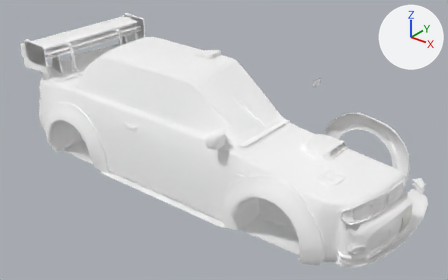
The glTF model src/body-gc8-lod.glb: old version first, new version second.
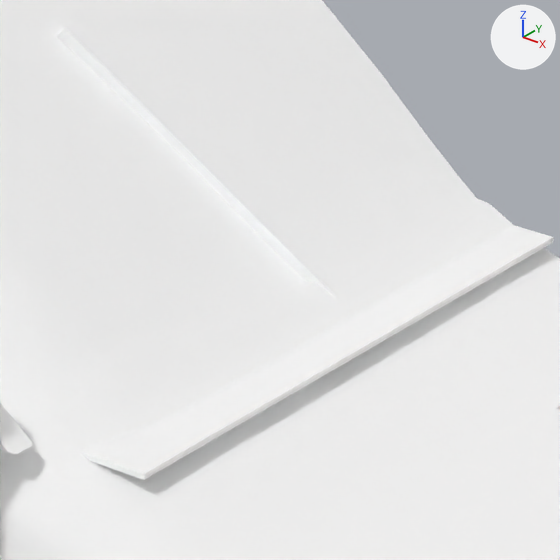
Old and new are each drawn whole from a 50 mm lens placed at (3.707, -4.489, 3.278), pointed at (0.151, -0.044, 0.522) and again close up on the part from 51% to 65% of the width and 34% to 56% of the height. Arrows for +X, +Y and +Z are at upper right; the lights stay in place. The first two pictures are the older version. Where no turn or scale is listed for an object, it has been applied to the vertices. Vertices at exactly the same position are counted once.

Script lines for the objects in view, before the commit:
```python
me_body = bpy.data.meshes.new('body')
me_body.from_pydata(...)  # 4830 vertices, 8998 faces; spans x -2.14..2.14, y -0.48..0.48, z -0.66..0.66
me_body.materials.append(mat_paint)  # white #ffffff
me_body.materials.append(mat_glass)  # white #ffffff
me_body.materials.append(mat_trim)  # white #ffffff
me_body.materials.append(mat_matte)  # white #ffffff
me_body.materials.append(mat_lamp)  # white #ffffff
me_body.materials.append(mat_amber)  # white #ffffff
me_body.materials.append(mat_red)  # white #ffffff
me_body.materials.append(mat_rev)  # white #ffffff
me_body.materials.append(mat_chrome)  # white #ffffff
me_body.materials.append(mat_custom)  # white #e8e6df
ob_body = bpy.data.objects.new('body', me_body)
ob_body.location = (0.017, -0.476, 0.782)
```
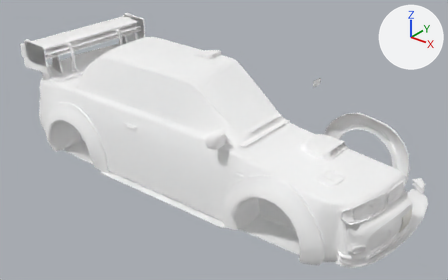
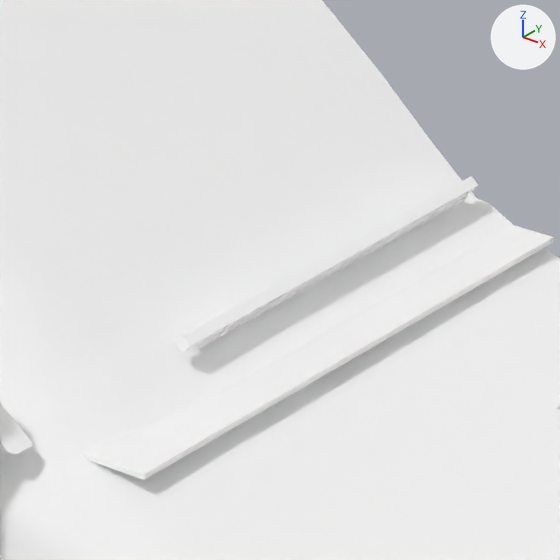
Edits to the bpy script that builds the scene:
```text
Change me_body:
    where me_body.from_pydata(...)  # 4830 vertices, 8998 faces; spans x -2.14..2.14, y -0.48..0.48, z -0.66..0.66
    used by ob_body; location = (0.017, -0.476, 0.782)
    me_body part 1
    me_body.vertices[3903].co: (0.86, 0.21, 0.12) -> (0.8, -0.04, 0.19)  # not seen -> pixel (189, 346)
    me_body.vertices[3904].co: (0.85, 0.21, 0.11) -> (0.79, -0.04, 0.18)  # not seen -> pixel (183, 352)
    me_body.vertices[3905].co: (0.85, 0.23, 0.12) -> (0.8, 0.46, 0.19)  # not seen -> pixel (478, 185)
    me_body.vertices[3906].co: (0.85, 0.22, 0.11) -> (0.79, 0.46, 0.18)  # not seen -> pixel (471, 191)
    me_body.vertices[3907].co: (0.52, 0.14, 0.4) -> (0.79, 0.46, 0.2)  # pixel (72, 23) -> pixel (471, 175)
    me_body.vertices[3908].co: (0.51, 0.14, 0.39) -> (0.78, 0.46, 0.19)
    me_body.vertices[3909].co: (0.52, 0.13, 0.4) -> (0.79, -0.04, 0.2)  # pixel (68, 27) -> pixel (182, 336)
    me_body.vertices[3910].co: (0.51, 0.13, 0.39) -> (0.78, -0.04, 0.19)  # not seen -> pixel (175, 342)
    me_body.vertices[4247].co: (0.84, 0.2, 0.14) -> (0.8, -0.01, 0.18)  # not seen -> pixel (203, 344)
    me_body.vertices[4248].co: (0.83, 0.2, 0.12) -> (0.79, -0.01, 0.17)  # not seen -> pixel (198, 348)
    me_body.vertices[4249].co: (0.84, 0.21, 0.14) -> (0.8, 0.45, 0.18)  # not seen -> pixel (468, 196)
    me_body.vertices[4250].co: (0.82, 0.2, 0.12) -> (0.79, 0.45, 0.17)  # not seen -> pixel (463, 200)
    me_body.vertices[4251].co: (0.52, 0.13, 0.4) -> (0.78, 0.45, 0.19)  # pixel (67, 25) -> pixel (457, 182)
    me_body.vertices[4252].co: (0.51, 0.12, 0.39) -> (0.78, 0.45, 0.19)  # not seen -> pixel (453, 186)
    me_body.vertices[4253].co: (0.52, 0.12, 0.4) -> (0.78, -0.01, 0.19)  # pixel (64, 27) -> pixel (192, 329)
    me_body.vertices[4254].co: (0.51, 0.12, 0.39) -> (0.78, -0.01, 0.19)  # not seen -> pixel (187, 334)
```

Boxes [x1, y1, x2, y2] around the edits, measured in the close-ups (560 x 560 px; the box of a moved part takes in the faces that stretch with it):
part 1 of me_body, moved or reshaped: before [56, 23, 338, 300]; after [176, 176, 478, 352]
